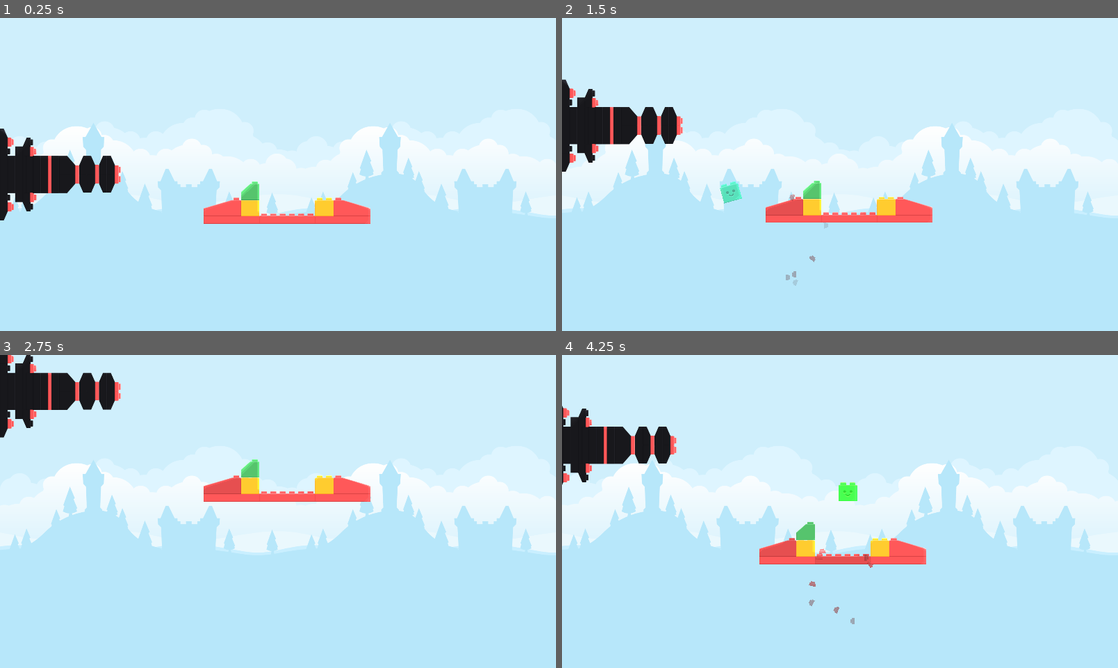
Above: before the commit, frames 1-4 (two rows, left to right).
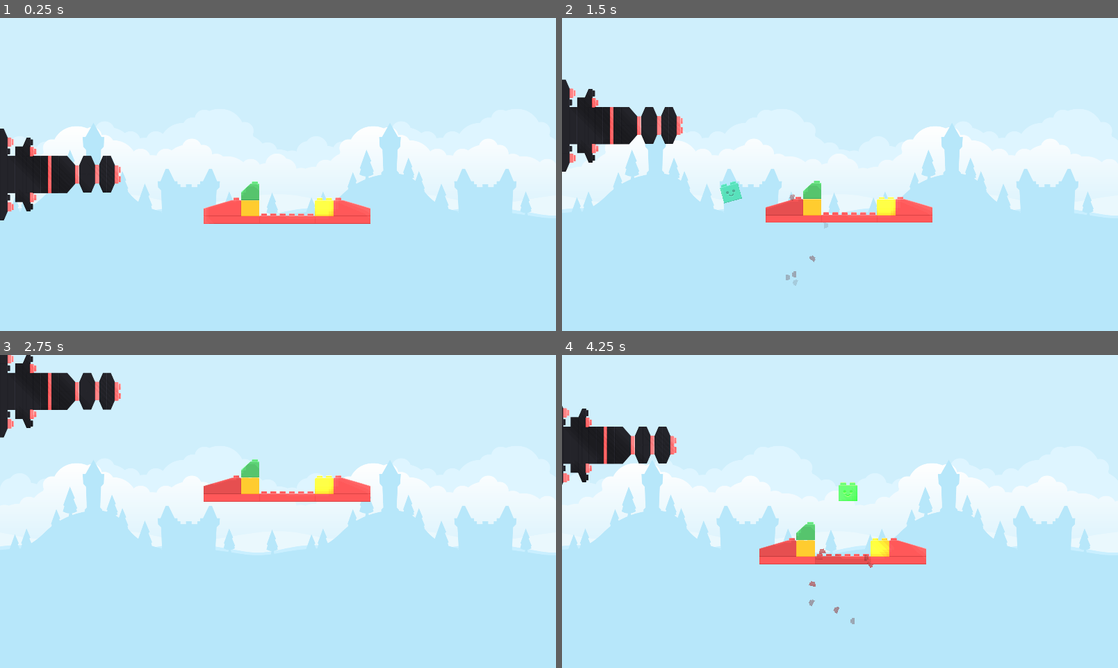
Above: after the commit, the same moments.

Repository: mlotr/Blocks_Gone_Wrong
Game: Godot game, scene res://scenes/level_1.tscn
Two runs of this game, one before a commit and one after it. Both use one fixed random seed, a clock stepped at 60 frames per second and the inputs below. The project has no main scene, so this scene is started directly.
Inputs (mouse positions are in pixels of both pictures, inside the frame that each line leads up to):
- Up to frame 1 (0.25 s): no input
- Up to frame 2 (1.5 s): tap Enter at 0.5 s; move the mouse to (962, 158) at 0.52 s; press the mouse at (962, 158) at 0.53 s; hold Up (ui_up) 0.53-1.28 s; move the mouse to (728, 190) at 1.27 s; release the mouse at (728, 190) at 1.28 s; hold Down (ui_down) from 1.28 s (still down); click (728, 190) at 1.35 s
- Up to frame 3 (2.75 s): move the mouse to (333, 442) at 2.02 s; release Down (ui_down) at 2.03 s; press the mouse at (333, 442) at 2.03 s; hold Up (ui_up) from 2.03 s (still down)
- Up to frame 4 (4.25 s): move the mouse to (812, 574) at 2.77 s; release the mouse at (812, 574) at 2.78 s; click (812, 574) at 2.85 s; move the mouse to (1006, 558) at 3.52 s; release Up (ui_up) at 3.53 s; press the mouse at (1006, 558) at 3.53 s; hold Down (ui_down) from 3.53 s (still down)

The runs differ from the first frame. In frame 1, 0.4% of the frame differs, in the area x 1-67%, y 38-66%; in frame 2, 0.5%; in frame 3, 0.4%; in frame 4, 0.6%, in the area x 0-66%, y 16-67%.

Commit message:
Improved lighting

Diff:
--- a/scenes/block.tscn
+++ b/scenes/block.tscn
@@ -13,7 +13,8 @@
 colors = PackedColorArray(1, 1, 1, 1, 0.0962047, 0.0962048, 0.0962047, 0)
 
 [sub_resource type="OccluderPolygon2D" id="OccluderPolygon2D_6cjwr"]
-polygon = PackedVector2Array(-32, -33, 31, -33, 31, 32, -33, 32)
+cull_mode = 1
+polygon = PackedVector2Array(-33, -33, 31, -33, 31, 32, -33, 32)
 
 [node name="Block" type="StaticBody2D"]
 script = ExtResource("1_guht0")
--- a/scenes/bullet.tscn
+++ b/scenes/bullet.tscn
@@ -10,6 +10,7 @@
 size = Vector2(64, 64)
 
 [sub_resource type="OccluderPolygon2D" id="OccluderPolygon2D_a17rf"]
+cull_mode = 1
 polygon = PackedVector2Array(-32, -32, 31, -32, 31, 32, -32, 32)
 
 [node name="Bullet" type="RigidBody2D" groups=["Projectiles"]]
--- a/scenes/cannon.tscn
+++ b/scenes/cannon.tscn
@@ -46,6 +46,7 @@
 [sub_resource type="RectangleShape2D" id="RectangleShape2D_usg4q"]
 
 [sub_resource type="OccluderPolygon2D" id="OccluderPolygon2D_qgxow"]
+cull_mode = 1
 polygon = PackedVector2Array(0, 160, 0, -152, 48, -120, 48, -72, 104, -128, 128, -64, 232, -64, 264, -32, 288, -64, 312, -64, 336, -32, 352, -64, 384, -64, 416, -32, 416, 32, 384, 64, 352, 64, 336, 32, 312, 64, 288, 64, 264, 32, 232, 64, 128, 64, 104, 128, 48, 64, 48, 120)
 
 [node name="Cannon" type="CharacterBody2D"]
--- a/scenes/level_1.tscn
+++ b/scenes/level_1.tscn
@@ -155,12 +155,12 @@
 occluder = SubResource("OccluderPolygon2D_y8d2t")
 
 [node name="DirectionalLight2D" type="DirectionalLight2D" parent="."]
-rotation = 0.785398
-energy = 0.7
+rotation = -0.785398
+energy = 0.5
 shadow_enabled = true
-shadow_color = Color(0, 0, 0, 0.521569)
+shadow_color = Color(0, 0, 0, 0.662745)
 shadow_filter = 1
-shadow_filter_smooth = 5.0
+shadow_filter_smooth = 10.0
 
 [editable path="BlocksContainer/Block3"]
 [editable path="BlocksContainer/Block4"]
